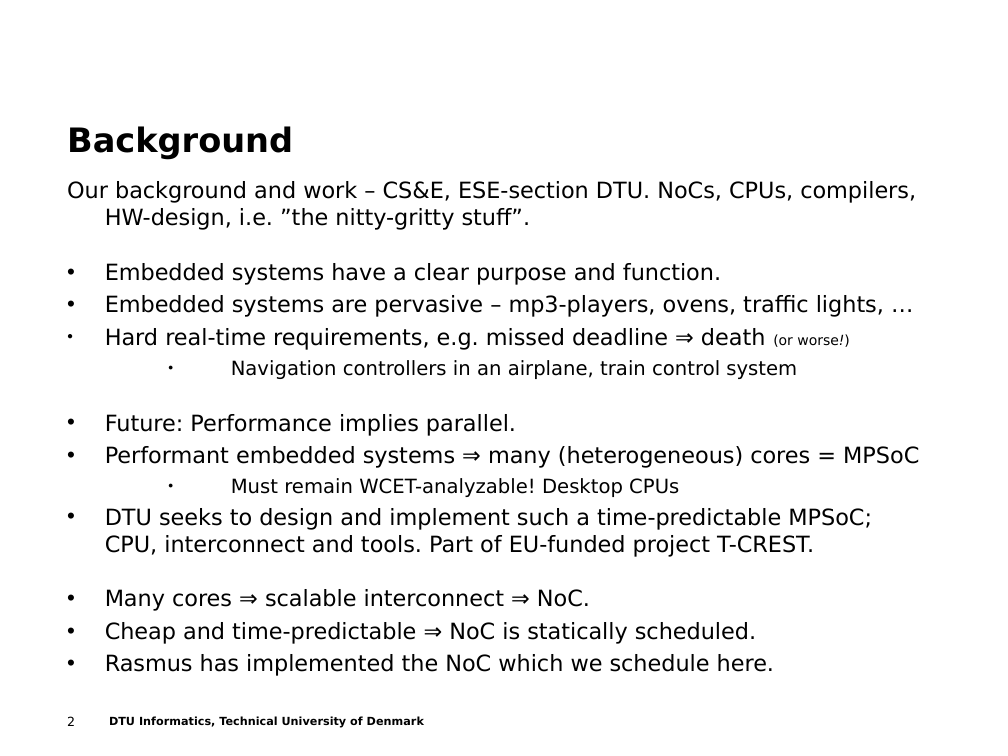
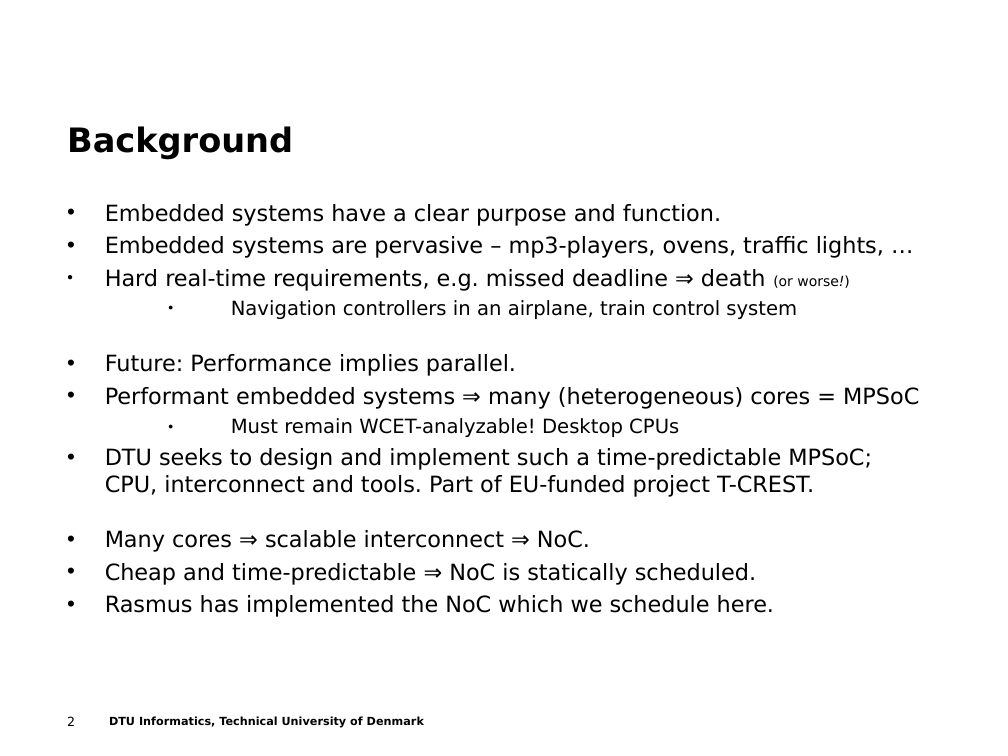
Before and after one commit to t-crest/poseidon, a slide deck: slide 2 of Report/eume_presentation.ppt. Drawn at 1008x756 pixels with LibreOffice and Linux fonts; fonts in the diff are those of the drawing; background and template pictures are left out. Boxes give left, top, right and bottom in pixels: in the first picture for what was removed or moved away, otherwise in the second. Text is boxed around its words. In the diff, an @@ line names an element or a change of style, - is before the commit and + after.

```diff
--- a/Report/eume_presentation.ppt
+++ b/Report/eume_presentation.ppt
@@ text at <box>67,181,916,230</box>: paragraph removed @@
-Our background and work – CS&E, ESE-section DTU. NoCs, CPUs, compilers, HW-design, i.e. ”the nitty-gritty stuff”.
```
Also in this commit, not shown: 10 other slides changed.
